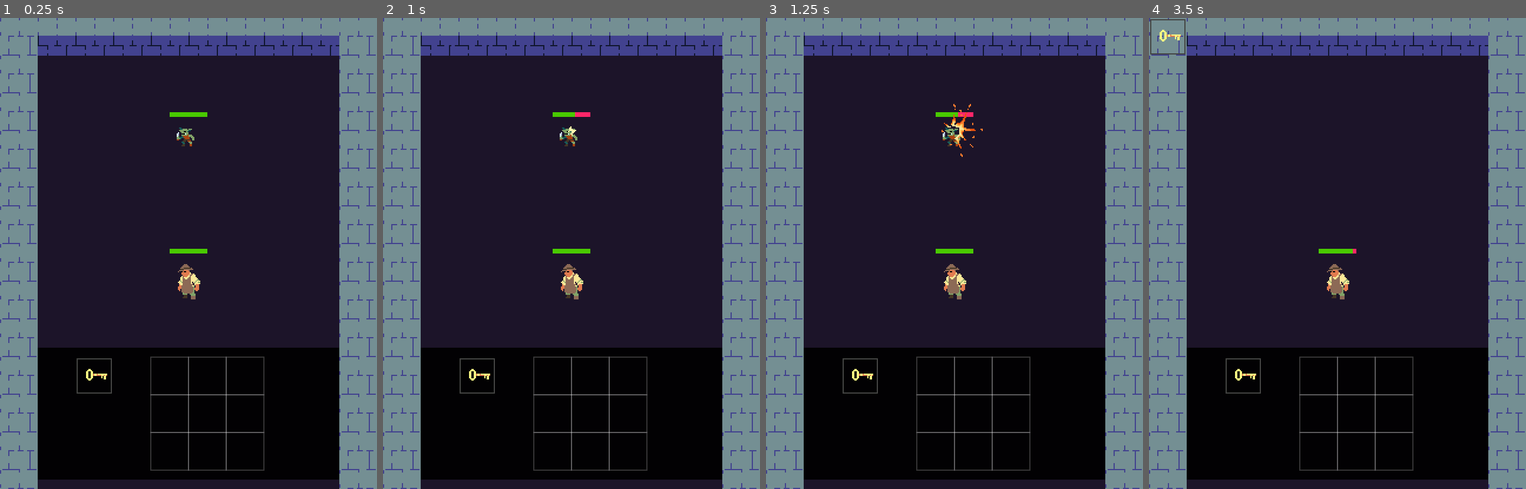
Above: before the commit, frames 1-4 (left to right).
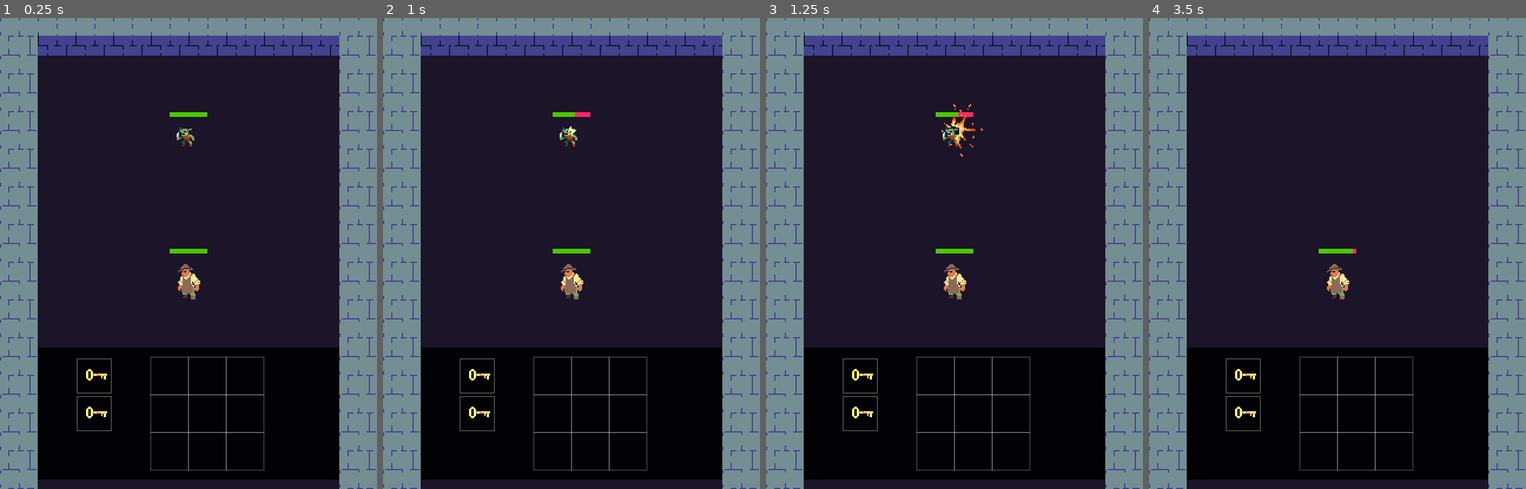
Above: after the commit, the same moments.

Repository: kakitgavin/godot-idle-game
Game: Godot game, scene res://scenes/game.tscn
The game is run twice, just before and just after one commit, with the same random seed, the same clock (stepped at 60 frames per second) and the same inputs.
Inputs (mouse positions are in pixels of both pictures, inside the frame that each line leads up to):
- Up to frame 1 (0.25 s): no input
- Up to frame 2 (1 s): tap Enter at 0.5 s; move the mouse to (654, 229) at 0.52 s; press the mouse at (654, 229) at 0.53 s
- Up to frame 3 (1.25 s): no input
- Up to frame 4 (3.5 s): release the mouse at (1420, 229) at 1.25 s; drag from (1262, 277) to (1356, 413) at 1.27 s; move the mouse to (1375, 149) at 2.02 s; press the mouse at (1375, 149) at 2.03 s; release the mouse at (1375, 149) at 2.75 s; drag from (1318, 347) to (1243, 375) at 2.77 s

The runs differ from the first frame. In frame 1, 0.1% of the frame differs, in the area x 20-30%, y 80-88%; in frame 2, 0.1%; in frame 3, 0.1%; in frame 4, 0.3%, in the area x 0-30%, y 0-88%.

Commit message:
fix mouse enter signal bug

Diff:
--- a/scenes/backpack_manager.tscn
+++ b/scenes/backpack_manager.tscn
@@ -44,6 +44,6 @@
 [node name="ItemKey2" parent="." instance=ExtResource("2_dihp5")]
 layout_mode = 1
 offset_left = 32.0
-offset_top = 8.0
+offset_top = 40.0
 offset_right = 32.0
-offset_bottom = 8.0
+offset_bottom = 40.0
--- a/scripts/backpack_manager.gd
+++ b/scripts/backpack_manager.gd
@@ -19,7 +19,7 @@
 		createSlot()
 	# connect item signals
 	for item:Control in get_tree().get_nodes_in_group('item'):
-		item.find_child('Panel').mouse_entered.connect(_cursor_enter_item.bind(item))
+		item.find_child('Panel').gui_input.connect(_cursor_in_item.bind(item))
 		item.find_child('Panel').mouse_exited.connect(_cursor_exit_item)
 
 # Called every frame. 'delta' is the elapsed time since the previous frame.
@@ -56,7 +56,7 @@
 	var newSlot = slotScene.instantiate()
 	grid_container.add_child(newSlot)
 
-func _cursor_enter_item(item):
+func _cursor_in_item(event: InputEvent, item: Control):
 	if not isDragging:
 		mouseCanDrag = true
 		selectedItem = item
